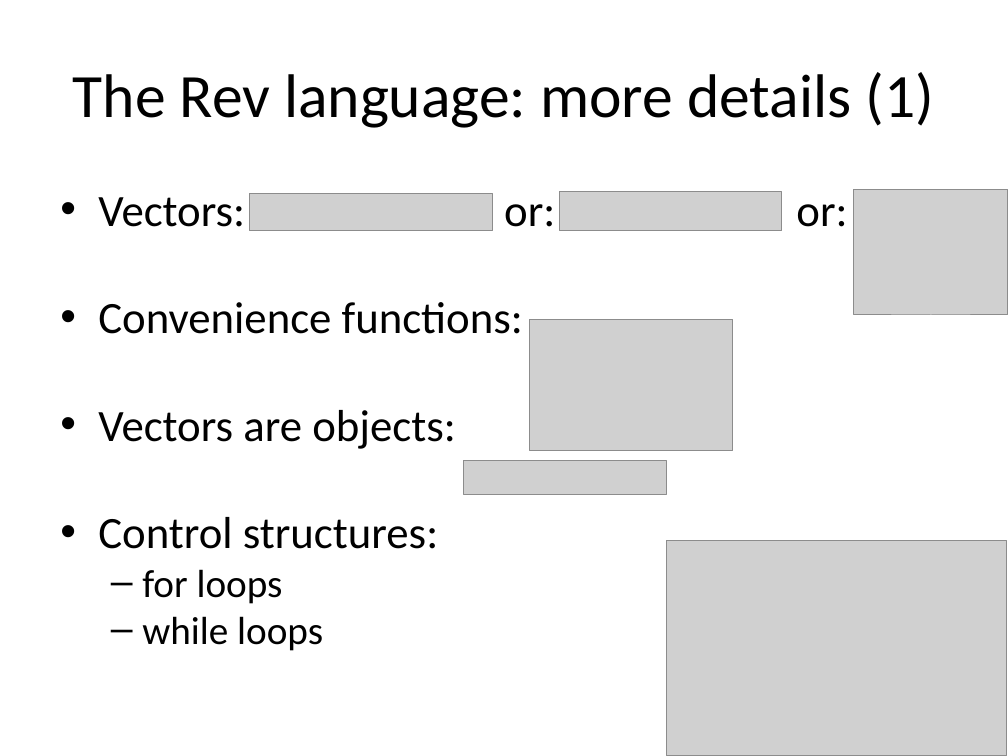
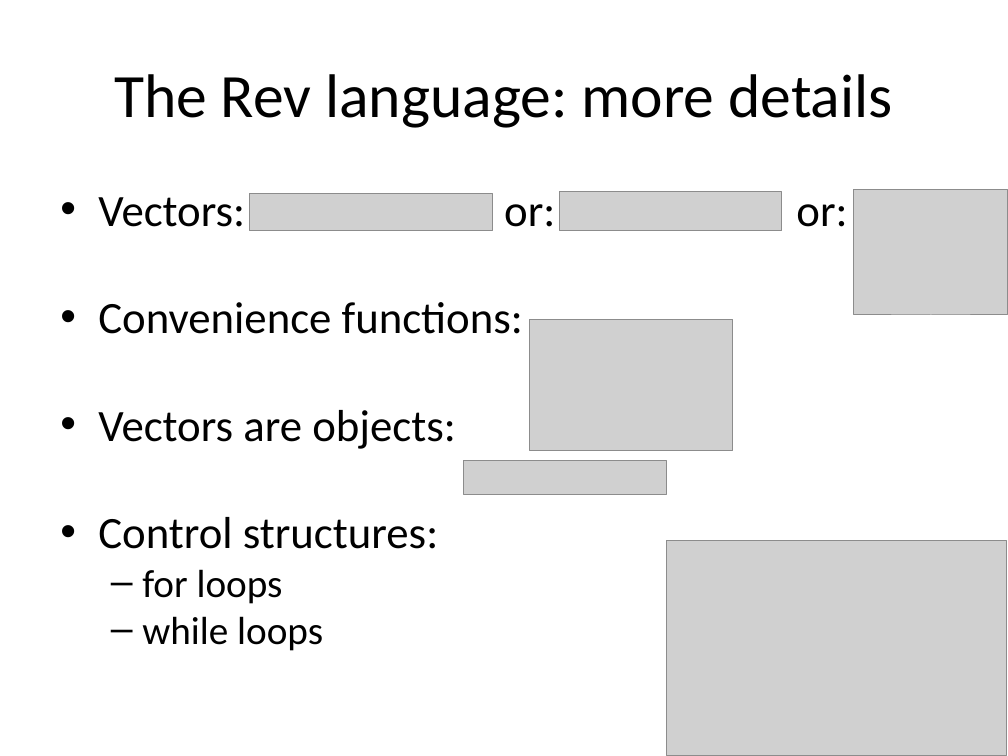
Before and after one commit to Boussau/boussau.github.io, a slide deck: slide 24 of COME_courses/Cambridge_2022/6_Bayesian_inference/RevBayesIntro.pptx (slide 23 before the commit). Drawn at 1008x756 pixels with LibreOffice and Linux fonts; fonts in the diff are those of the drawing; grey boxes stand for pictures. Boxes give left, top, right and bottom in pixels: in the first picture for what was removed or moved away, otherwise in the second. Text is boxed around its words. In the diff, an @@ line names an element or a change of style, - is before the commit and + after.

```diff
--- a/COME_courses/Cambridge_2022/6_Bayesian_inference/RevBayesIntro.pptx
+++ b/COME_courses/Cambridge_2022/6_Bayesian_inference/RevBayesIntro.pptx
@@ title at (x1=114, y1=74, x2=892, y2=128): text changed @@
-The Rev language: more details (1)
+The Rev language: more details
```
Also in this commit, not shown: 3 other slides changed, 1 slide added, 1 other file.
